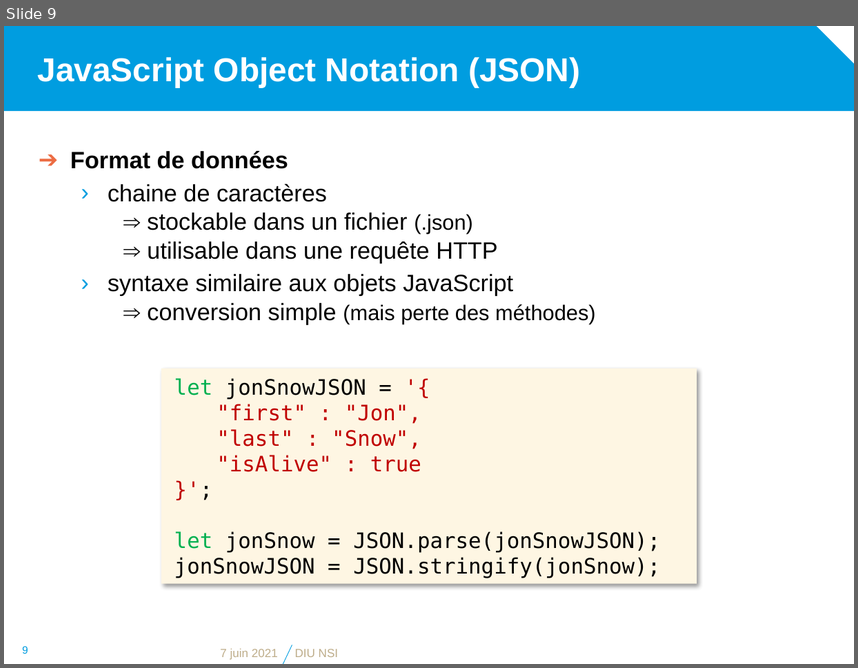
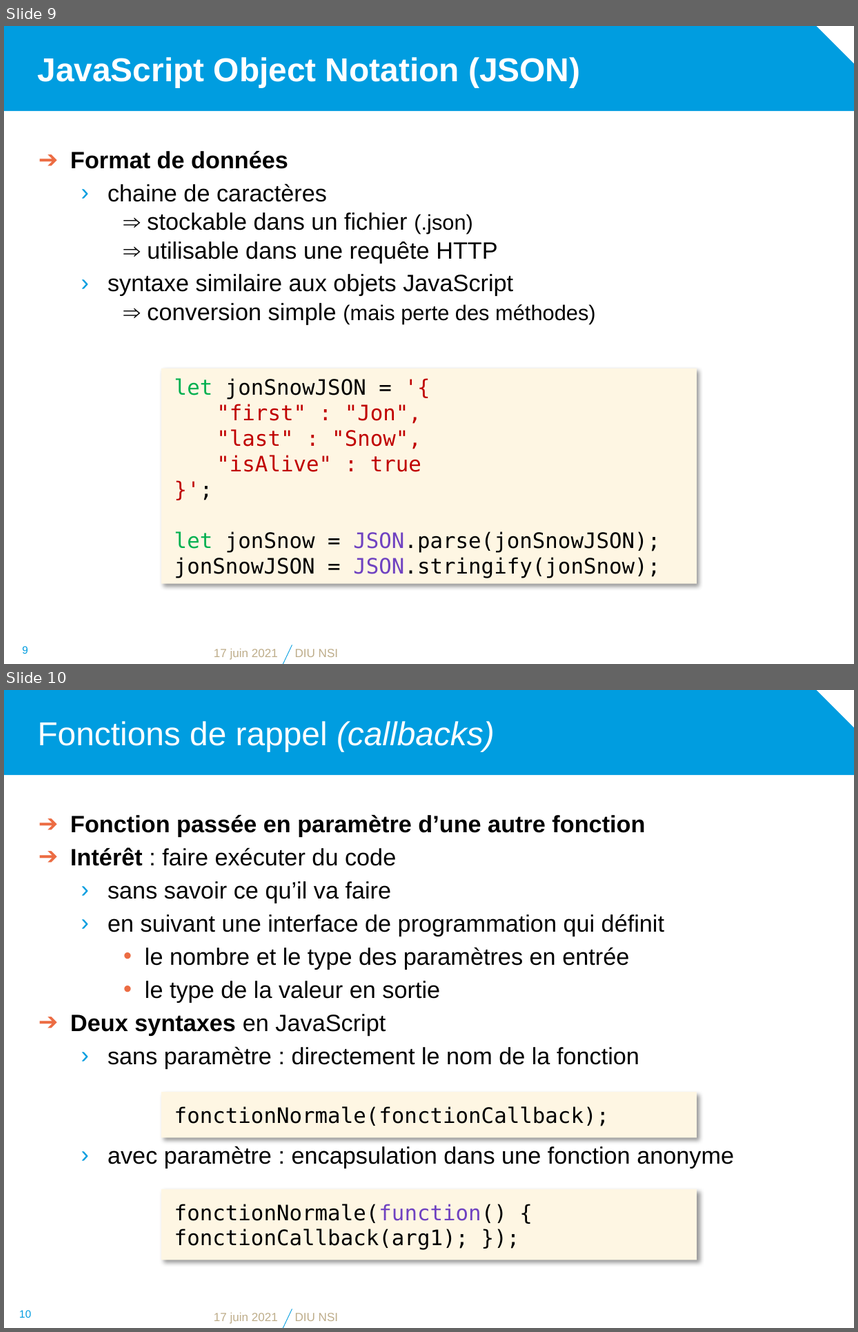
Before and after one commit to diu-uf-bordeaux/bloc1, a slide deck: web/4-JS/JavaScript.pptx. Shown one above the other, each under a label of ours: slide 9 before the commit, slides 9 and 10 after it. The pictures are 858x668 and 858x1332 pixels, drawn with LibreOffice and Linux fonts; fonts in the diff are those of the drawing; background and template pictures are left out. Boxes give left, top, right and bottom in pixels: in the first picture for what was removed or moved away, otherwise in the second. Text is boxed around its words. In the diff, an @@ line names an element or a change of style, - is before the commit and + after.

```diff
--- a/web/4-JS/JavaScript.pptx
+++ b/web/4-JS/JavaScript.pptx
@@ slide 10 added at <box>4,690,854,1328</box>, background #FFFFFF; not listed: 2 template elements that a slide beside it also shows @@
@@ title added at <box>38,721,495,751</box>, 28 pt, text #FFFFFF @@
+Fonctions de rappel (callbacks)
@@ text added at <box>70,815,734,1167</box>, 20 pt, text #000000 @@
+➔ Fonction passée en paramètre d’une autre fonction
+➔ Intérêt : faire exécuter du code
+  › sans savoir ce qu’il va faire
+  › en suivant une interface de programmation qui définit
+    • le nombre et le type des paramètres en entrée
+    • le type de la valeur en sortie
+➔ Deux syntaxes en JavaScript
+  › sans paramètre : directement le nom de la fonction
+  › avec paramètre : encapsulation dans une fonction anonyme
@@ rectangle added at <box>161,1092,697,1138</box>, fill #FEF6E3, 18 pt, text #000000 @@
+fonctionNormale(fonctionCallback);
@@ rectangle added at <box>161,1189,697,1259</box>, fill #FEF6E3, 18 pt, text #000000 @@
+fonctionNormale(function() { fonctionCallback(arg1); });
@@ page number added at <box>19,1310,31,1317</box>, 9 pt, text #009DE0 @@
+10
@@ text added at <box>214,1312,278,1323</box>, 10 pt, text #BEAD8A @@
+17 juin 2021
@@ text added at <box>295,1312,338,1321</box>, 10 pt, text #BEAD8A @@
+DIU NSI
@@ slide 9 changed as well @@
@@ text in rectangle at <box>174,531,660,578</box>: text colour #000000 to #6F42C1 in "JSON.parse(jonSnowJSON);", "JSON.stringify(jonSnow);" @@
@@ text at <box>214,648,278,659</box>: text changed @@
-7 juin 2021
+17 juin 2021
```
Also in this commit, not shown: 16 other slides changed, 6 other files.
